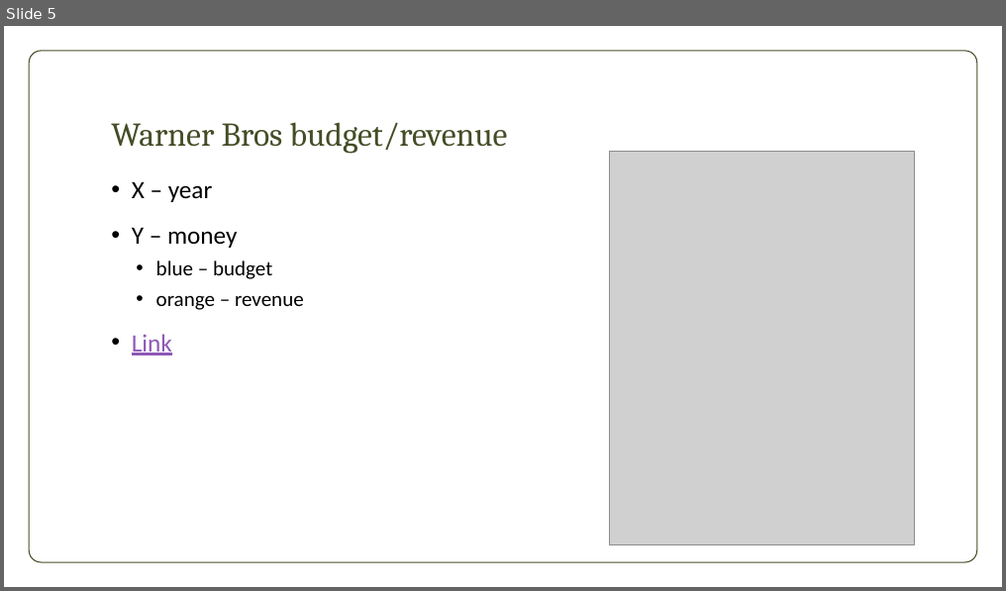
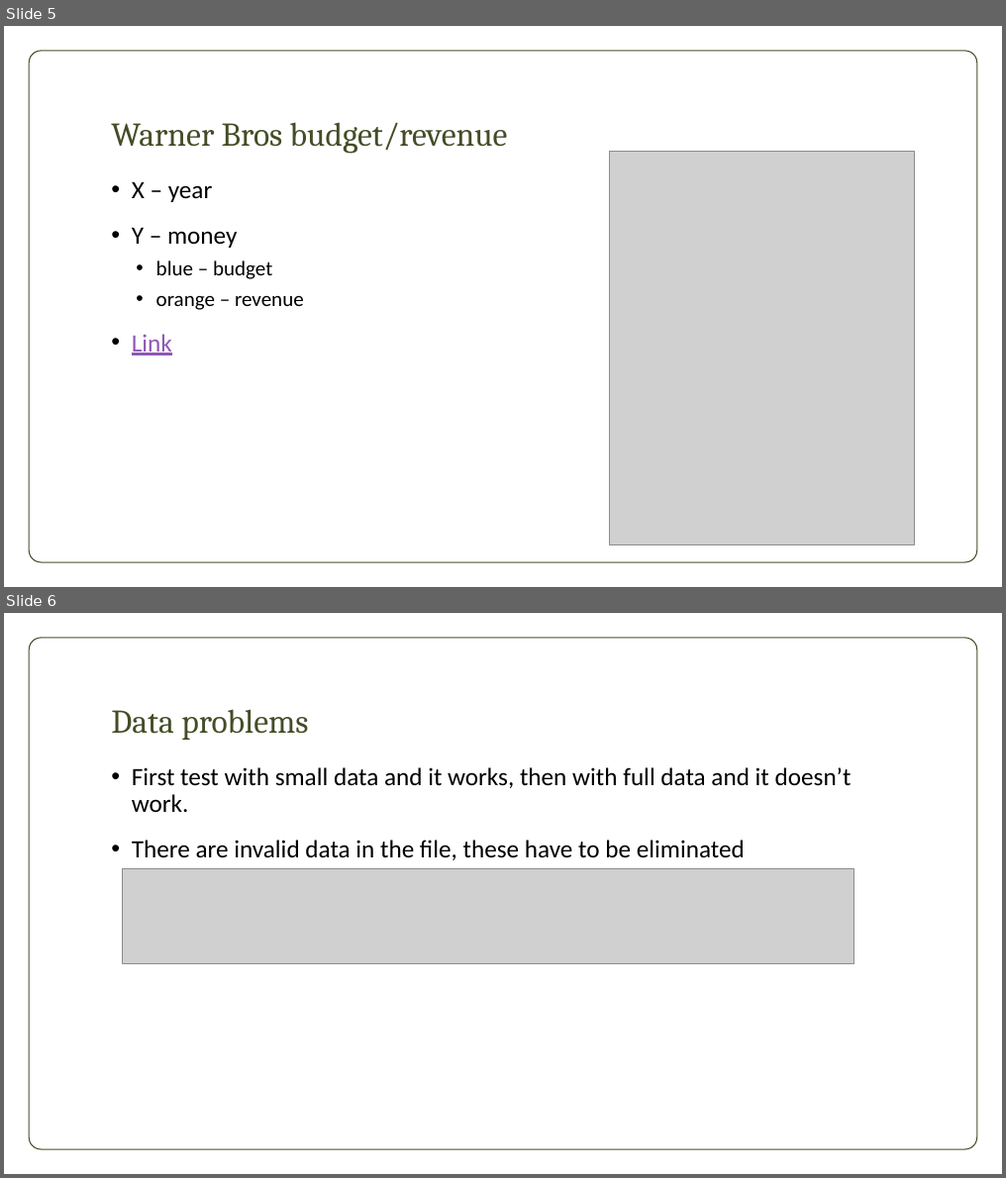
Before and after one commit to Jackie-VC/bdt_movies, a slide deck: movie.pptx. Shown one above the other, each under a label of ours: slide 5 before the commit, slides 5 and 6 after it. The pictures are 1006x591 and 1006x1178 pixels, drawn with LibreOffice and Linux fonts; fonts in the diff are those of the drawing; grey boxes stand for pictures; background and template pictures are left out. Boxes give left, top, right and bottom in pixels: in the first picture for what was removed or moved away, otherwise in the second. Text is boxed around its words. In the diff, an @@ line names an element or a change of style, - is before the commit and + after.

```diff
--- a/movie.pptx
+++ b/movie.pptx
@@ slide 6 added at <box>4,613,1002,1174</box>, background picture (left out); not listed: 1 template element that a slide beside it also shows @@
@@ title added at <box>111,709,308,740</box>, 32 pt, text #444D26 @@
+Data problems
@@ text added at <box>132,767,851,861</box>, 24 pt, text #000000 @@
+• First test with small data and it works, then with full data and it doesn’t work.
+• There are invalid data in the file, these have to be eliminated
@@ picture added at <box>122,869,853,964</box> @@
```
Also in this commit, not shown: 2 other slides added, 1 slide removed.
